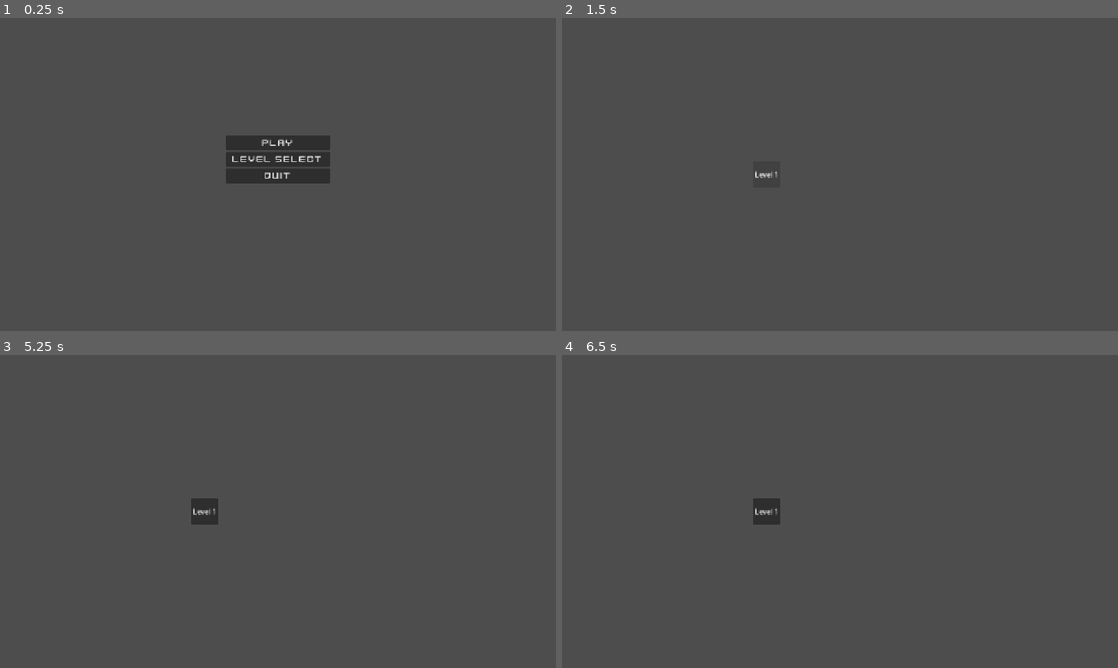
Above: before the commit, frames 1-4 (two rows, left to right).
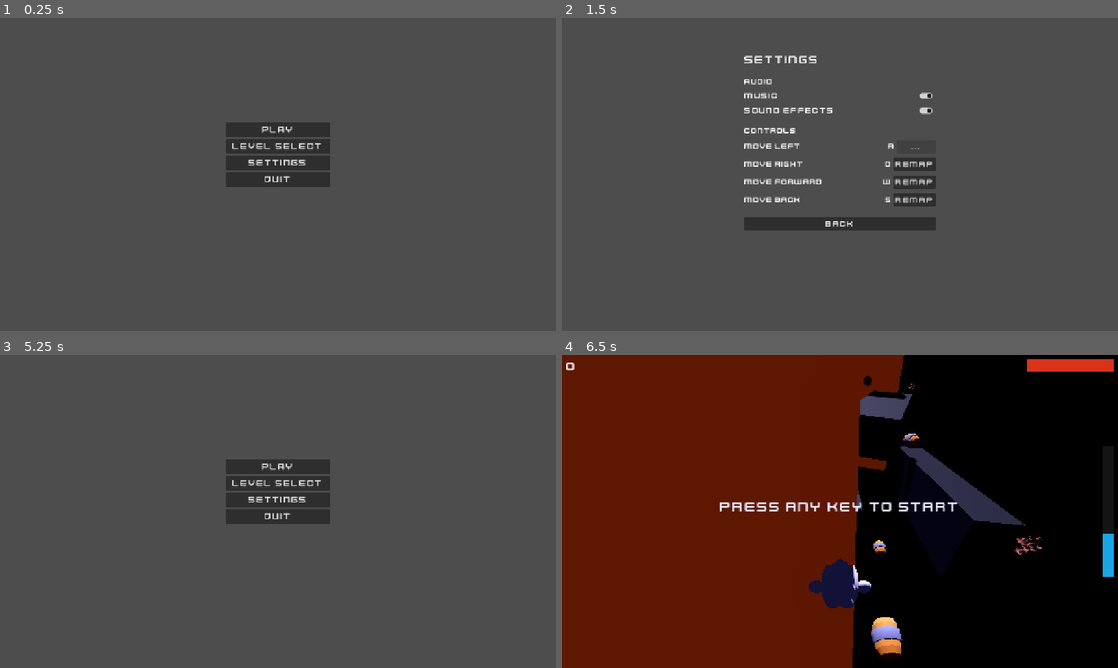
Above: after the commit, the same moments.

Repository: Dinozor/space-jumper
Game: Godot game, scene res://game/main/main.tscn
Two runs of this game, one before a commit and one after it. Both use one fixed random seed, a clock stepped at 60 frames per second and the inputs below.
Inputs (mouse positions are in pixels of both pictures, inside the frame that each line leads up to):
- Up to frame 1 (0.25 s): no input
- Up to frame 2 (1.5 s): click (840, 161) at 0.5 s, where only the run after the commit has a clickable "Settings"; click "Level 1" (after the commit: "Remap") at 1.25 s
- Up to frame 3 (5.25 s): click "Level 1" (after the commit: "...") at 2 s; click "Level 1" (after the commit: "Remap") at 2.75 s; click "Level 1" (after the commit: "Remap") at 3.5 s; click "Level 1" (after the commit: "Remap") at 4.25 s; click (278, 561) at 5 s, where only the run after the commit has a clickable "BACK"
- Up to frame 4 (6.5 s): click (840, 467) at 5.75 s, where only the run after the commit has a clickable "Play"

The runs differ from the first frame. In frame 1, 1.9% of the frame differs, in the area x 40-60%, y 33-54%; in frame 2, 3.6%; in frame 3, 3.7%; in frame 4, 99%, in the area x 0-100%, y 0-100%.

Commit message:
feat(menu): add settings screen with audio toggles and control remapping
- AudioManager gains music_enabled / sfx_enabled properties; toggling
  music mutes the player via volume_db, toggling sfx skips _play_sfx
- New settings.tscn / settings.gd: AUDIO section (Music + SFX CheckButtons)
  and CONTROLS section (Remap buttons for all 4 movement actions);
  pressing Remap enters listen mode, next key press updates InputMap;
  Escape cancels; Back returns to main menu
- Main menu gains a Settings button between Level Select and Quit;
  VBox height increased to accommodate the extra button
- Settings are in-session only (no persistence yet)

Co-Authored-By: Claude Sonnet 4.6 <noreply@anthropic.com>

Diff:
--- a/core/autoloads/audio_manager.gd
+++ b/core/autoloads/audio_manager.gd
@@ -8,6 +8,14 @@
 const _SFX_WIN: AudioStream = preload("res://assets/kenney/audio/sfx/win.ogg")
 const _SFX_LOSE: AudioStream = preload("res://assets/kenney/audio/sfx/lose.ogg")
 const _SFX_DRIFT_WARNING: AudioStream = preload("res://assets/kenney/audio/sfx/drift_warning.ogg")
+
+var music_enabled: bool = true:
+	set(value):
+		music_enabled = value
+		if _music_player != null:
+			_music_player.volume_db = 0.0 if value else -80.0
+
+var sfx_enabled: bool = true
 
 var _music_player: AudioStreamPlayer
 
@@ -51,6 +59,8 @@
 
 
 func _play_sfx(stream: AudioStream) -> void:
+	if not sfx_enabled:
+		return
 	var player := AudioStreamPlayer.new()
 	add_child(player)
 	player.stream = stream
--- a/game/menu/main_menu.gd
+++ b/game/menu/main_menu.gd
@@ -7,18 +7,21 @@
 
 signal play_pressed
 signal level_select_pressed
+signal settings_pressed
 
 @onready var _play_button: Button = $VBox/PlayButton
 @onready var _level_select_button: Button = $VBox/LevelSelectButton
+@onready var _settings_button: Button = $VBox/SettingsButton
 @onready var _quit_button: Button = $VBox/QuitButton
 
 
 func _ready() -> void:
-	for btn: Button in [_play_button, _level_select_button, _quit_button]:
+	for btn: Button in [_play_button, _level_select_button, _settings_button, _quit_button]:
 		btn.add_theme_font_override("font", _FONT)
 		btn.add_theme_font_size_override("font_size", 22)
 	_play_button.pressed.connect(_on_play_pressed)
 	_level_select_button.pressed.connect(_on_level_select_pressed)
+	_settings_button.pressed.connect(_on_settings_pressed)
 	_quit_button.pressed.connect(get_tree().quit)
 
 
@@ -32,3 +35,9 @@
 	AudioManager.play_button()
 	level_select_pressed.emit()
 	get_tree().change_scene_to_file("res://game/menu/level_select.tscn")
+
+
+func _on_settings_pressed() -> void:
+	AudioManager.play_button()
+	settings_pressed.emit()
+	get_tree().change_scene_to_file("res://game/menu/settings.tscn")
--- a/game/menu/main_menu.tscn
+++ b/game/menu/main_menu.tscn
@@ -18,9 +18,9 @@
 anchor_right = 0.5
 anchor_bottom = 0.5
 offset_left = -120.0
-offset_top = -90.0
+offset_top = -120.0
 offset_right = 120.0
-offset_bottom = 90.0
+offset_bottom = 120.0
 
 [node name="PlayButton" type="Button" parent="VBox" unique_id=264093592]
 layout_mode = 2
@@ -30,6 +30,10 @@
 layout_mode = 2
 text = "Level Select"
 
+[node name="SettingsButton" type="Button" parent="VBox"]
+layout_mode = 2
+text = "Settings"
+
 [node name="QuitButton" type="Button" parent="VBox" unique_id=565157653]
 layout_mode = 2
 text = "Quit"
--- /dev/null
+++ b/game/menu/settings.gd
@@ -0,0 +1,168 @@
+class_name Settings
+extends Control
+
+## Settings screen: audio toggles and control remapping.
+
+const _FONT: FontFile = preload("res://assets/kenney/ui/fonts/Kenney Future.ttf")
+
+const _ACTIONS: Array[String] = ["move_left", "move_right", "move_forward", "move_back"]
+const _ACTION_LABELS: Array[String] = ["Move Left", "Move Right", "Move Forward", "Move Back"]
+
+var _remapping_action: String = ""
+var _remap_buttons: Dictionary = {}
+var _key_labels: Dictionary = {}
+
+
+func _ready() -> void:
+	var vbox: VBoxContainer = _build_vbox()
+	add_child(vbox)
+	vbox.add_child(_make_label("SETTINGS", 28))
+	vbox.add_child(HSeparator.new())
+	_build_audio_section(vbox)
+	_build_controls_section(vbox)
+	_build_back_button(vbox)
+
+
+func _unhandled_input(event: InputEvent) -> void:
+	if _remapping_action.is_empty():
+		return
+	if not (event is InputEventKey):
+		return
+	var key_event: InputEventKey = event as InputEventKey
+	if key_event.echo or not key_event.pressed:
+		return
+	get_viewport().set_input_as_handled()
+	if key_event.physical_keycode == KEY_ESCAPE:
+		_cancel_remap()
+		return
+	_apply_remap(_remapping_action, key_event)
+	_remapping_action = ""
+
+
+func _build_vbox() -> VBoxContainer:
+	var vbox: VBoxContainer = VBoxContainer.new()
+	vbox.anchor_left = 0.5
+	vbox.anchor_top = 0.5
+	vbox.anchor_right = 0.5
+	vbox.anchor_bottom = 0.5
+	vbox.offset_left = -220.0
+	vbox.offset_top = -280.0
+	vbox.offset_right = 220.0
+	vbox.offset_bottom = 280.0
+	vbox.add_theme_constant_override("separation", 10)
+	return vbox
+
+
+func _make_label(text: String, font_size: int) -> Label:
+	var label: Label = Label.new()
+	label.text = text
+	label.add_theme_font_override("font", _FONT)
+	label.add_theme_font_size_override("font_size", font_size)
+	return label
+
+
+func _make_button(text: String) -> Button:
+	var btn: Button = Button.new()
+	btn.text = text
+	btn.add_theme_font_override("font", _FONT)
+	btn.add_theme_font_size_override("font_size", 20)
+	return btn
+
+
+func _build_audio_section(vbox: VBoxContainer) -> void:
+	vbox.add_child(_make_label("AUDIO", 18))
+	_build_toggle_row(
+		vbox,
+		"Music",
+		AudioManager.music_enabled,
+		func(on: bool) -> void: AudioManager.music_enabled = on
+	)
+	_build_toggle_row(
+		vbox,
+		"Sound Effects",
+		AudioManager.sfx_enabled,
+		func(on: bool) -> void: AudioManager.sfx_enabled = on
+	)
+	vbox.add_child(HSeparator.new())
+
+
+func _build_toggle_row(
+	vbox: VBoxContainer,
+	label_text: String,
+	initial_value: bool,
+	callback: Callable,
+) -> void:
+	var row: HBoxContainer = HBoxContainer.new()
+	row.add_child(_make_label(label_text, 20))
+	var spacer: Control = Control.new()
+	spacer.size_flags_horizontal = Control.SIZE_EXPAND_FILL
+	row.add_child(spacer)
+	var toggle: CheckButton = CheckButton.new()
+	toggle.button_pressed = initial_value
+	toggle.toggled.connect(callback)
+	row.add_child(toggle)
+	vbox.add_child(row)
+
+
+func _build_controls_section(vbox: VBoxContainer) -> void:
+	vbox.add_child(_make_label("CONTROLS", 18))
+	for i: int in _ACTIONS.size():
+		_build_remap_row(vbox, _ACTIONS[i], _ACTION_LABELS[i])
+	vbox.add_child(HSeparator.new())
+
+
+func _build_remap_row(vbox: VBoxContainer, action: String, label_text: String) -> void:
+	var row: HBoxContainer = HBoxContainer.new()
+	row.add_child(_make_label(label_text, 18))
+	var spacer: Control = Control.new()
+	spacer.size_flags_horizontal = Control.SIZE_EXPAND_FILL
+	row.add_child(spacer)
+	var key_label: Label = _make_label(_get_key_text(action), 18)
+	row.add_child(key_label)
+	var btn: Button = _make_button("Remap")
+	btn.custom_minimum_size.x = 90.0
+	btn.pressed.connect(func() -> void: _start_remap(action))
+	_remap_buttons[action] = btn
+	_key_labels[action] = key_label
+	row.add_child(btn)
+	vbox.add_child(row)
+
+
+func _build_back_button(vbox: VBoxContainer) -> void:
+	var btn: Button = _make_button("BACK")
+	btn.pressed.connect(_on_back_pressed)
+	vbox.add_child(btn)
+
+
+func _get_key_text(action: String) -> String:
+	var events: Array[InputEvent] = InputMap.action_get_events(action)
+	if events.is_empty():
+		return "None"
+	if events[0] is InputEventKey:
+		return OS.get_keycode_string((events[0] as InputEventKey).physical_keycode)
+	return events[0].as_text()
+
+
+func _start_remap(action: String) -> void:
+	if not _remapping_action.is_empty():
+		return
+	_remapping_action = action
+	(_remap_buttons[action] as Button).text = "..."
+	AudioManager.play_button()
+
+
+func _cancel_remap() -> void:
+	(_remap_buttons[_remapping_action] as Button).text = "Remap"
+	_remapping_action = ""
+
+
+func _apply_remap(action: String, event: InputEventKey) -> void:
+	InputMap.action_erase_events(action)
+	InputMap.action_add_event(action, event)
+	(_remap_buttons[action] as Button).text = "Remap"
+	(_key_labels[action] as Label).text = OS.get_keycode_string(event.physical_keycode)
+
+
+func _on_back_pressed() -> void:
+	AudioManager.play_button()
+	get_tree().change_scene_to_file("res://game/menu/main_menu.tscn")
--- /dev/null
+++ b/game/menu/settings.tscn
@@ -0,0 +1,8 @@
+[gd_scene format=3 uid="uid://settings001"]
+
+[ext_resource type="Script" path="res://game/menu/settings.gd" id="Script_1"]
+
+[node name="Settings" type="Control"]
+anchor_right = 1.0
+anchor_bottom = 1.0
+script = ExtResource("Script_1")
Not shown, changed: TODO.md
